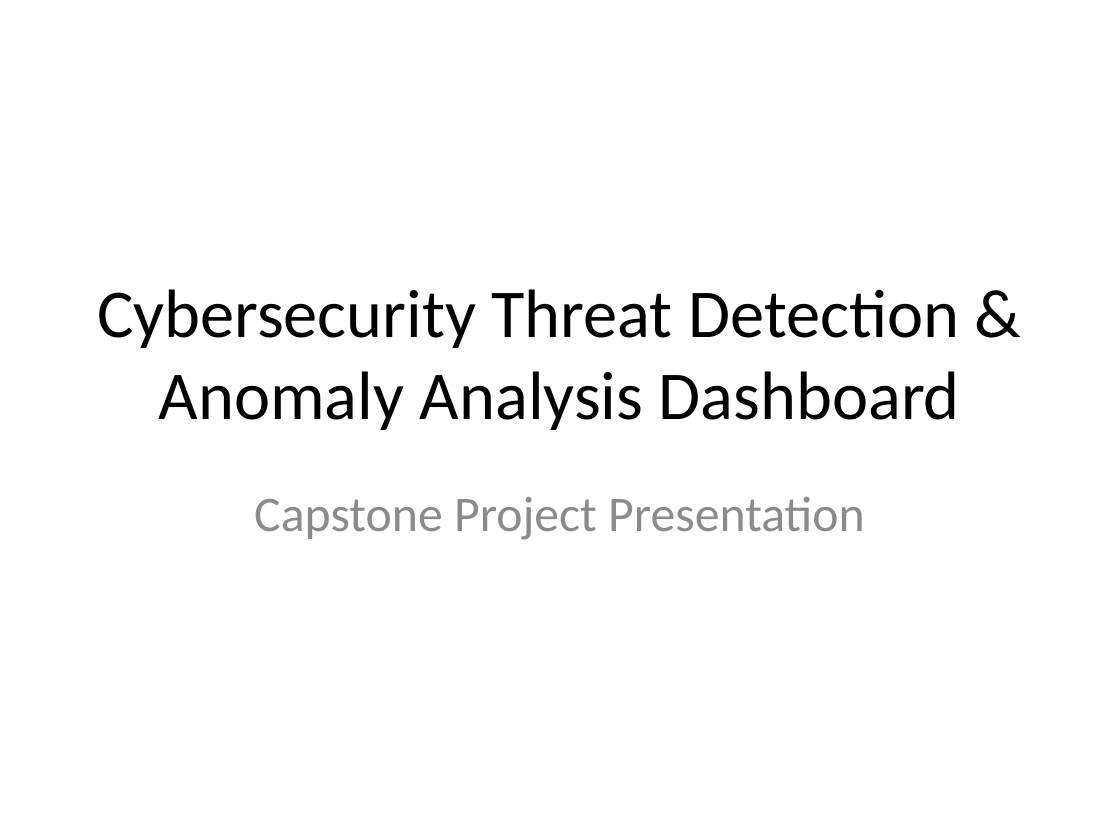
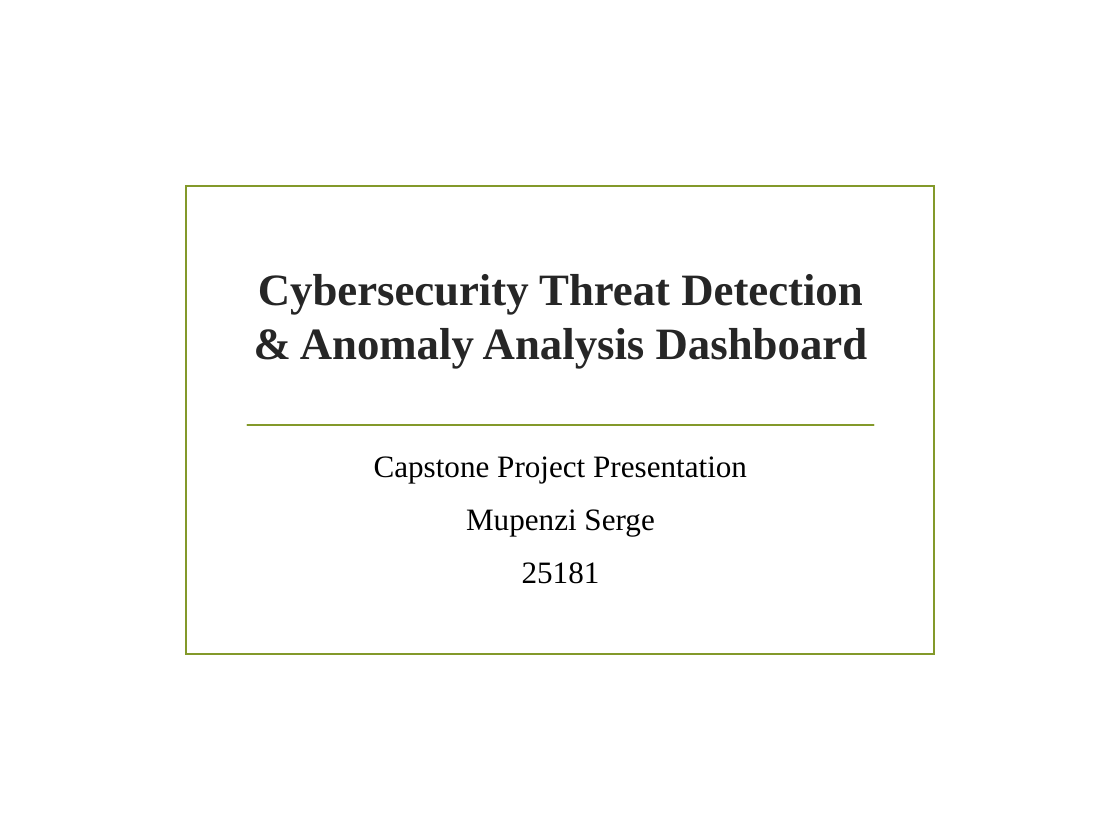
Before and after one commit to Serge731/CyberSecurityBigDataAnalytics, a slide deck: slide 1 of Cybersecurity_Capstone_Presentation.pptx. Drawn at 1120x840 pixels with LibreOffice and Linux fonts; fonts in the diff are those of the drawing; background and template pictures are left out. Boxes give left, top, right and bottom in pixels: in the first picture for what was removed or moved away, otherwise in the second. Text is boxed around its words. In the diff, an @@ line names an element or a change of style, - is before the commit and + after.

```diff
--- a/Cybersecurity_Capstone_Presentation.pptx
+++ b/Cybersecurity_Capstone_Presentation.pptx
@@ rectangle added at [186, 186, 935, 654], outline #83992A 1.25 pt @@
@@ title "Cybersecurity Threat Detection & Anomaly ...": place and size @@
-title "Cybersecurity Threat Detection & Anomaly ..." at [97, 289, 960, 430]
+title "Cybersecurity Threat Detection & Anomaly ..." at [258, 274, 868, 369]
@@ title "Cybersecurity Threat Detection & Anomaly ..." at [258, 274, 868, 369]: size 44 to 28.8 pt, font Calibri to Times New Roman, text colour #000000 to #262626, bold on @@
@@ subtitle "Capstone Project Presentation": place and size @@
-subtitle "Capstone Project Presentation" at [254, 496, 865, 540]
+subtitle "Capstone Project Presentation" at [374, 456, 747, 584]
@@ line added from (248, 426) to (874, 426), #83992A 1.25 pt @@
@@ subtitle at [374, 456, 747, 483]: size 32 to 20 pt, font Calibri to Times New Roman, text colour #8C8C8C to #000000 in "Capstone Project Presentation"; more space between paragraphs @@
@@ subtitle at [466, 509, 654, 584]: paragraphs added @@
+Mupenzi Serge
+25181
```
Also in this commit, not shown: 11 other slides changed, 1 slide added.
